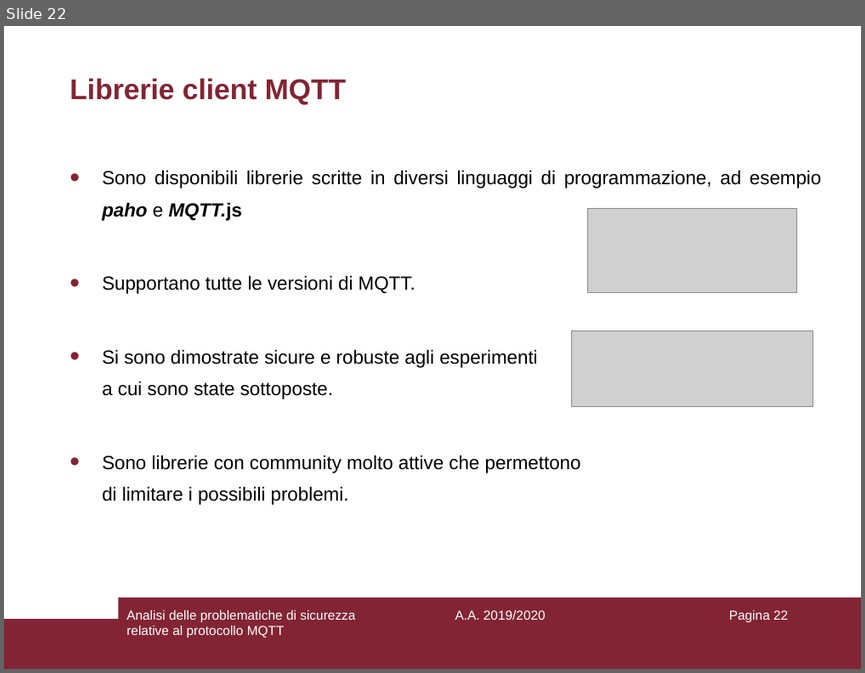
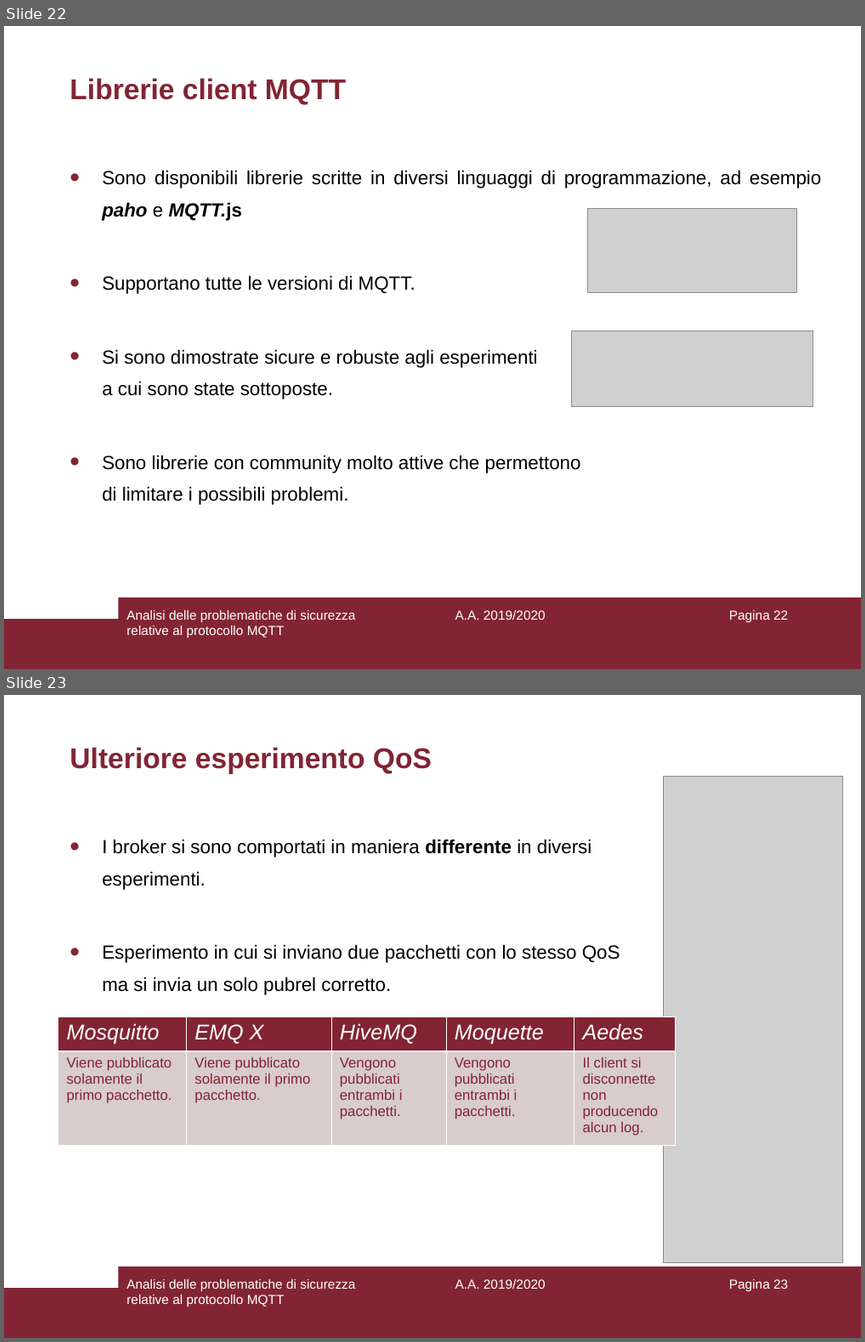
Before and after one commit to aedoardo/bachelor-degree-thesis, a slide deck: slides/Presentazione.ppt. Shown one above the other, each under a label of ours: slide 22 before the commit, slides 22 and 23 after it. The pictures are 865x673 and 865x1342 pixels, drawn with LibreOffice and Linux fonts; fonts in the diff are those of the drawing; grey boxes stand for pictures. Boxes give left, top, right and bottom in pixels: in the first picture for what was removed or moved away, otherwise in the second. Text is boxed around its words. In the diff, an @@ line names an element or a change of style, - is before the commit and + after.

Commit message:
update slides

```diff
--- a/slides/Presentazione.ppt
+++ b/slides/Presentazione.ppt
@@ slide 23 added at <box>4,695,861,1338</box>, background #FFFFFF; not listed: 2 template elements that a slide beside it also shows @@
@@ title added at <box>69,747,432,774</box>, 24 pt, text #822433, bold @@
+Ulteriore esperimento QoS
@@ picture added at <box>663,777,842,1262</box> @@
@@ text added at <box>102,839,620,995</box>, 16 pt, text #000000 @@
+• I broker si sono comportati in maniera differente in diversi esperimenti.
+• Esperimento in cui si inviano due pacchetti con lo stesso QoS ma si invia un solo pubrel corretto.
@@ table added at <box>58,1016,676,1145</box>, 2 rows, 5 columns @@
+Mosquitto | EMQ X | HiveMQ | Moquette | Aedes
+Viene pubblicato solamente il primo pacchetto. | Viene pubblicato solamente il primo pacchetto. | Vengono pubblicati entrambi i pacchetti. | Vengono pubblicati entrambi i pacchetti. | Il client si disconnette non producendo alcun log.
@@ text added at <box>126,1279,355,1306</box>, 11 pt, text #FFFFFF @@
+Analisi delle problematiche di sicurezza relative al protocollo MQTT
@@ text added at <box>455,1279,545,1288</box>, 11 pt, text #FFFFFF @@
+A.A. 2019/2020
@@ page number added at <box>729,1279,788,1291</box>, 11 pt, text #FFFFFF @@
+Pagina 23
```
Also in this commit, not shown: 1 other slide added, 2 other files.
